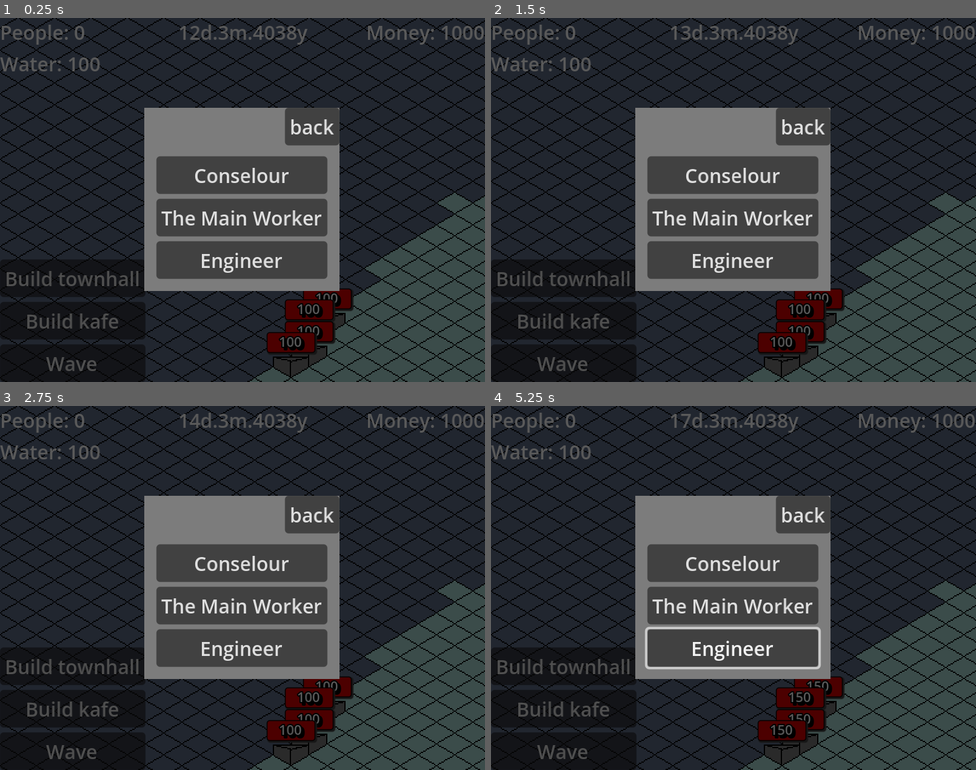
Above: before the commit, frames 1-4 (two rows, left to right).
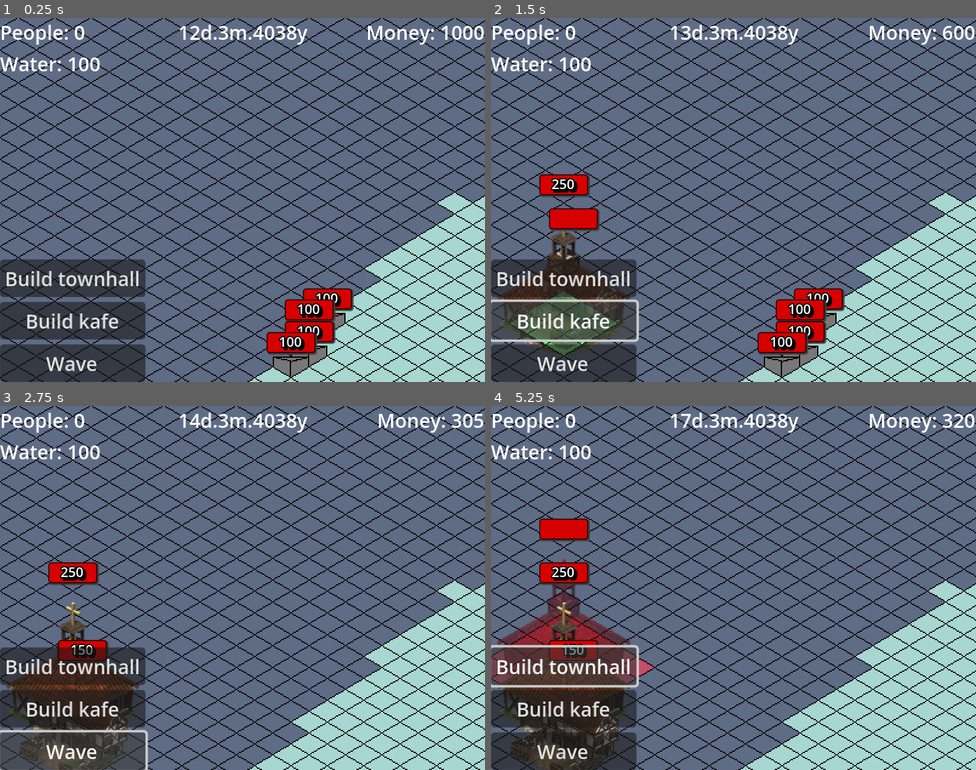
Above: after the commit, the same moments.

Repository: BurntRobot/artifical_heart_at_the_water-s_edge
Game: Godot game, scene res://world.tscn
The game is run twice, just before and just after one commit, with the same random seed, the same clock (stepped at 60 frames per second) and the same inputs.
Inputs (mouse positions are in pixels of both pictures, inside the frame that each line leads up to):
- Up to frame 1 (0.25 s): no input
- Up to frame 2 (1.5 s): click "Build townhall" at 0.5 s; click "Build kafe" at 1.25 s
- Up to frame 3 (2.75 s): click "Wave" at 2 s
- Up to frame 4 (5.25 s): click (733, 562) at 2.75 s, where only the run before the commit has a clickable "Conselour"; click (733, 606) at 3.5 s, where only the run before the commit has a clickable "The Main Worker"; click (733, 646) at 4.25 s, where only the run before the commit has a clickable "Engineer"; click "Build townhall" at 5 s

The runs differ from the first frame. In frame 1, 91% of the frame differs, in the area x 0-100%, y 0-100%; in frame 2, 91%; in frame 3, 91%; in frame 4, 91%.

Commit message:
Fixed bug with kafe

Diff:
--- a/Buildings/building.gd
+++ b/Buildings/building.gd
@@ -7,6 +7,7 @@
 @onready var animation_player: AnimationPlayer = $AnimationPlayer
 @onready var health_bar: ProgressBar = $HealthBar
 @onready var health_label: Label = $HealthBar/Label
+@onready var area_2d: Area2D = $Area2D
 
 @export var building_cost: int = 400
 @export var is_built: bool = false
@@ -71,7 +72,9 @@
 	CityResources.money -= building_cost
 	Input.set_mouse_mode(Input.MOUSE_MODE_VISIBLE)
 
-func _next_day(): pass
+func _next_day():
+	if not area_2d.input_pickable and is_built:
+		area_2d.input_pickable = true
 func _next_month(): pass
 
 func set_red_places(_red_tiles: Array[Vector2i]):
--- a/Buildings/building.tscn
+++ b/Buildings/building.tscn
@@ -158,5 +158,6 @@
 horizontal_alignment = 1
 
 [node name="Area2D" type="Area2D" parent="."]
+input_pickable = false
 
 [node name="CollisionShape2D" type="CollisionShape2D" parent="Area2D"]
--- a/world.tscn
+++ b/world.tscn
@@ -116,6 +116,7 @@
 script = ExtResource("7_gbfbk")
 
 [node name="KafeMenu" type="Control" parent="GUI"]
+visible = false
 layout_mode = 3
 anchors_preset = 15
 anchor_right = 1.0
